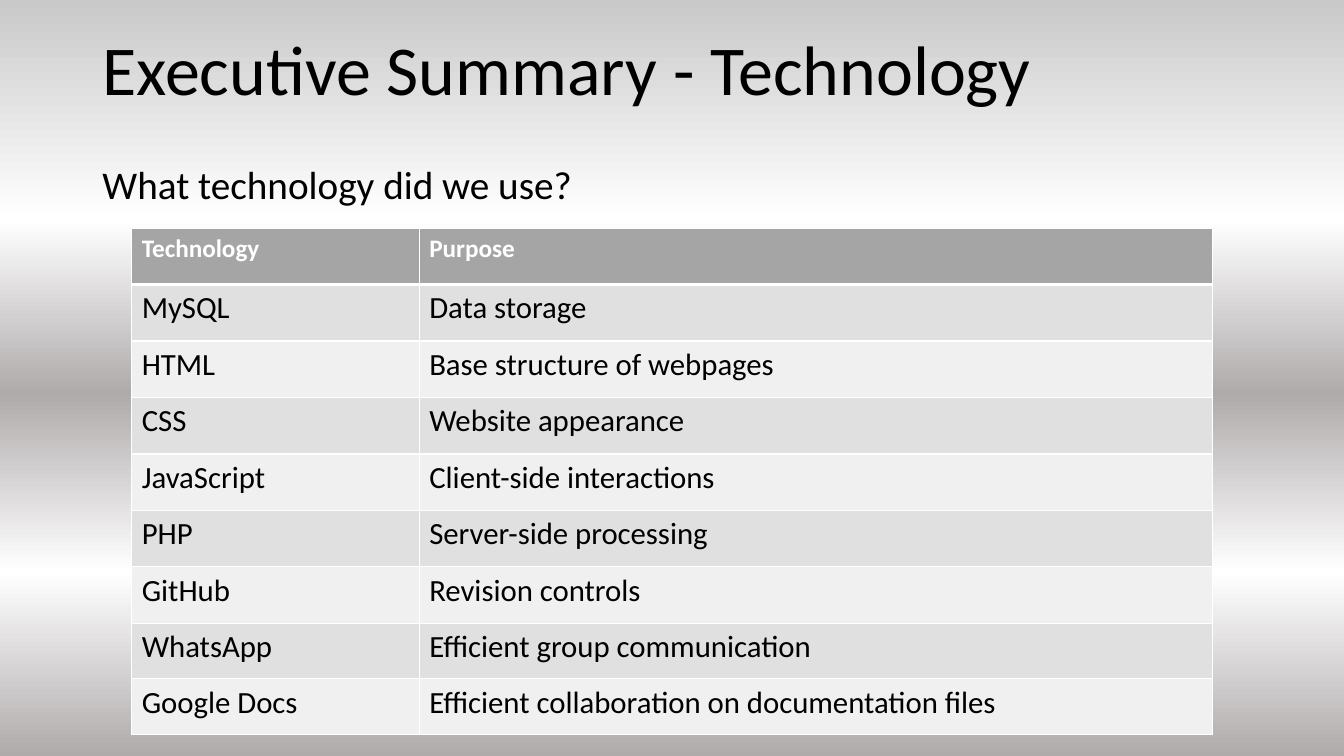
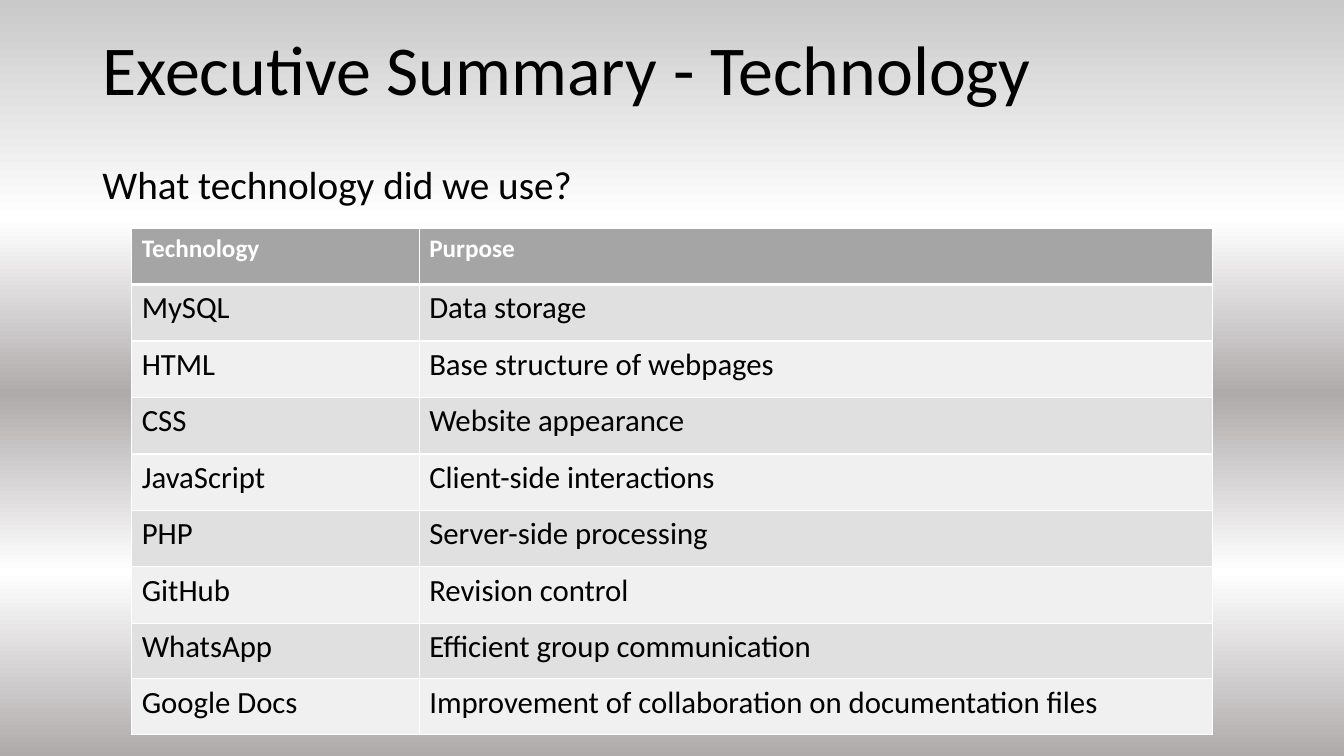
Before and after one commit to TristanHeisler/Team-Dancing-To-Zebras, a slide deck: slide 2 of Milestone 6/Milestone 6.pptx. Drawn at 1344x756 pixels with LibreOffice and Linux fonts; fonts in the diff are those of the drawing. Boxes give left, top, right and bottom in pixels: in the first picture for what was removed or moved away, otherwise in the second. Text is boxed around its words. In the diff, an @@ line names an element or a change of style, - is before the commit and + after.

```diff
--- a/Milestone 6/Milestone 6.pptx
+++ b/Milestone 6/Milestone 6.pptx
@@ table at <box>132,228,1213,735</box> @@
-row 7, column 2: Revision controls
+row 7, column 2: Revision control
-row 9, column 2: Efficient collaboration on documentation files
+row 9, column 2: Improvement of collaboration on documentation files
```
Also in this commit, not shown: 1 other slide changed.
